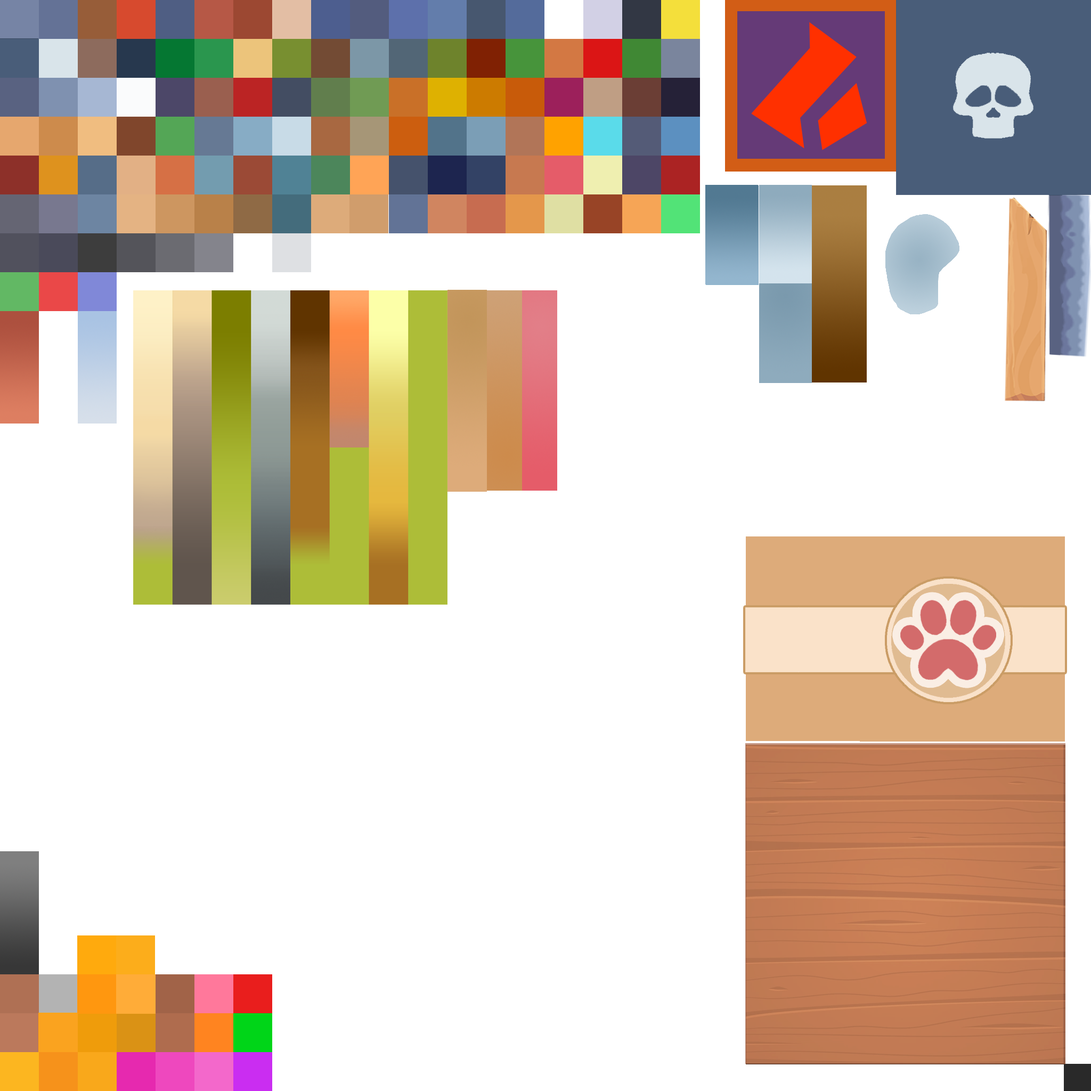
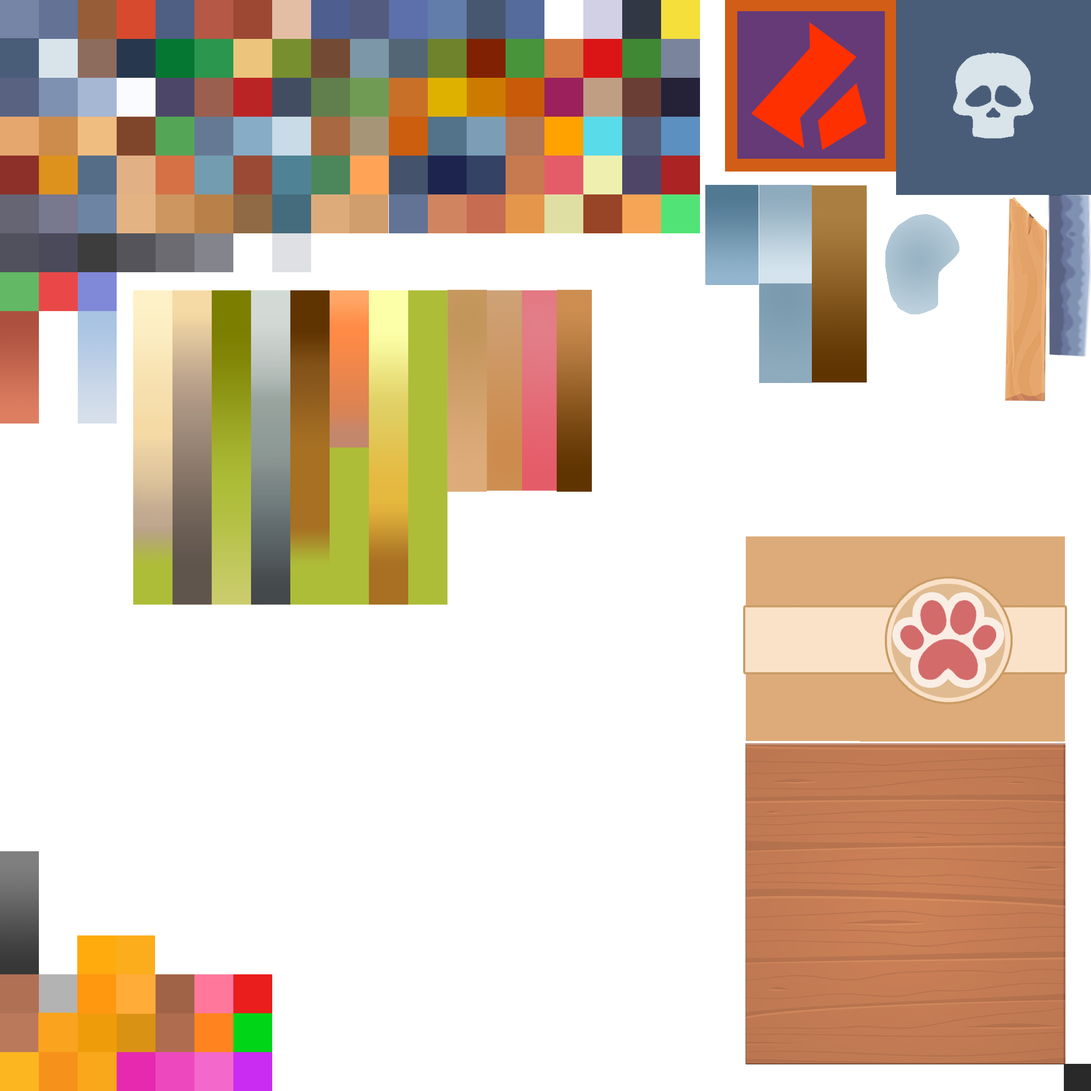
Before/after of a w=1091, h=1091 layered artwork. What changed in the layer stack:
painted on "Фон" over 556, 289, 593, 492
